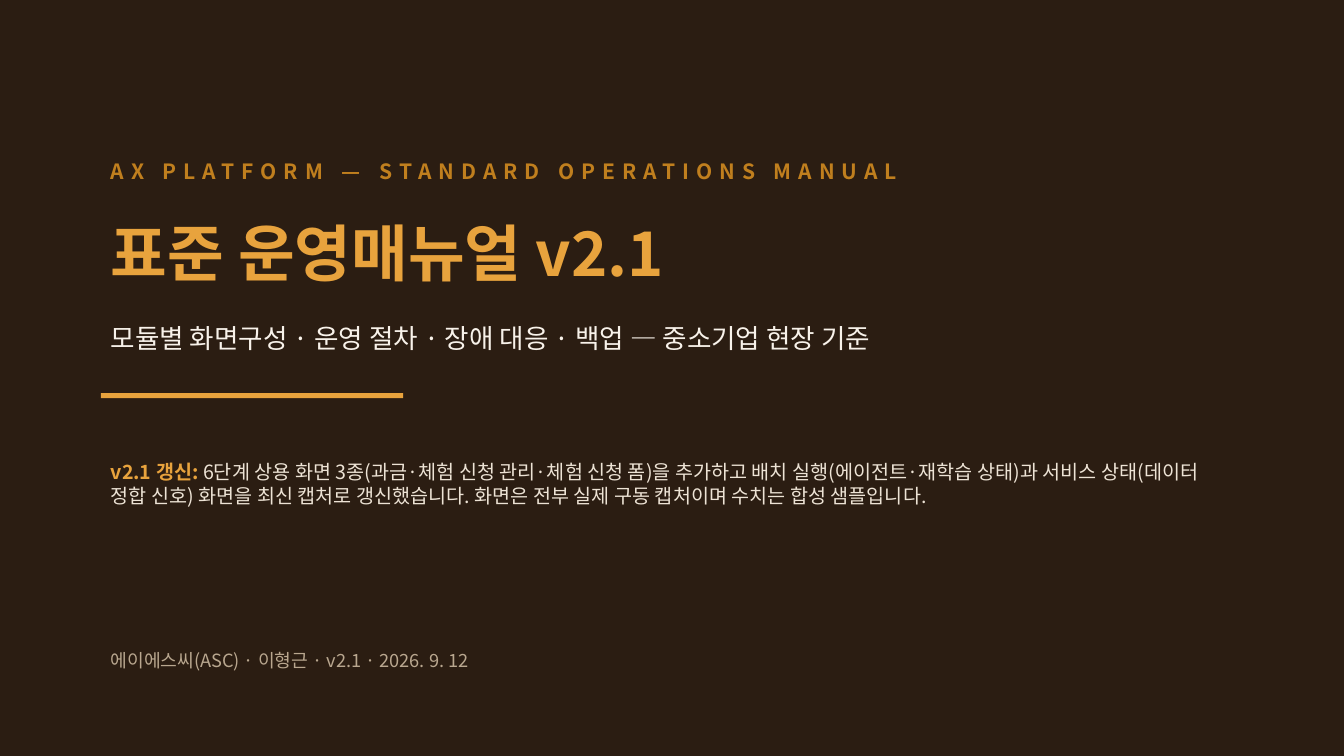
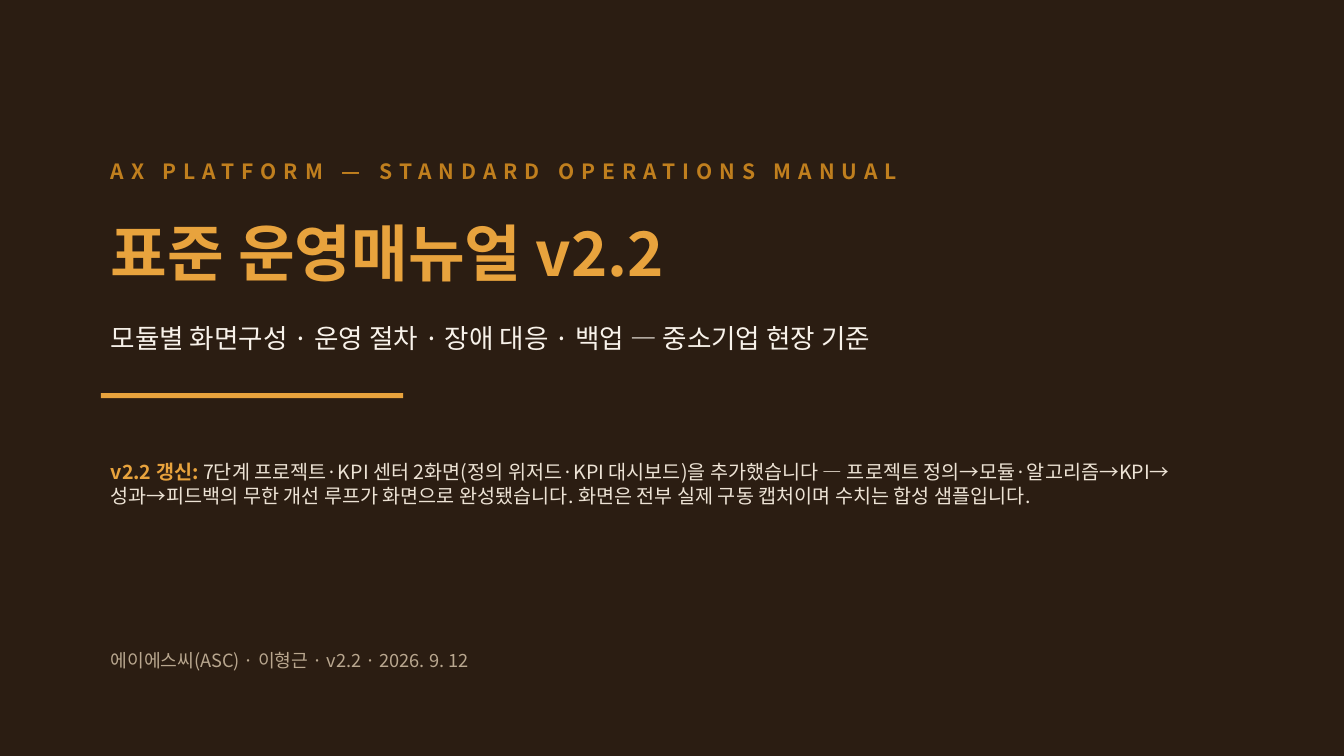
Before and after one commit to asclhg-web/thirdbrain-web, a slide deck: slide 1 of docs/presentations/AX_Operations_Manual_v2.pptx. Drawn at 1344x756 pixels with LibreOffice and Linux fonts; fonts in the diff are those of the drawing. Boxes give left, top, right and bottom in pixels: in the first picture for what was removed or moved away, otherwise in the second. Text is boxed around its words. In the diff, an @@ line names an element or a change of style, - is before the commit and + after.

```diff
--- a/docs/presentations/AX_Operations_Manual_v2.pptx
+++ b/docs/presentations/AX_Operations_Manual_v2.pptx
@@ text at box(111, 224, 664, 282): text changed @@
-표준 운영매뉴얼 v2.1
+표준 운영매뉴얼 v2.2
@@ text at box(111, 462, 1170, 505): text changed @@
-v2.1 갱신: 6단계 상용 화면 3종(과금·체험 신청 관리·체험 신청 폼)을 추가하고 배치 실행(에이전트·재학습 상태)과 서비스 상태(데이터 정합 신호) 화면을 최신 캡처로 갱신했습니다. 화면은 전부 실제 구동 캡처이며 수치는 합성 샘플입니다.
+v2.2 갱신: 7단계 프로젝트·KPI 센터 2화면(정의 위저드·KPI 대시보드)을 추가했습니다 — 프로젝트 정의→모듈·알고리즘→KPI→성과→피드백의 무한 개선 루프가 화면으로 완성됐습니다. 화면은 전부 실제 구동 캡처이며 수치는 합성 샘플입니다.
@@ text at box(111, 652, 468, 671): text changed @@
-에이에스씨(ASC) · 이형근 · v2.1 · 2026. 9. 12
+에이에스씨(ASC) · 이형근 · v2.2 · 2026. 9. 12
```
Also in this commit, not shown: 16 other slides changed, 2 slides added, 2 other files.
